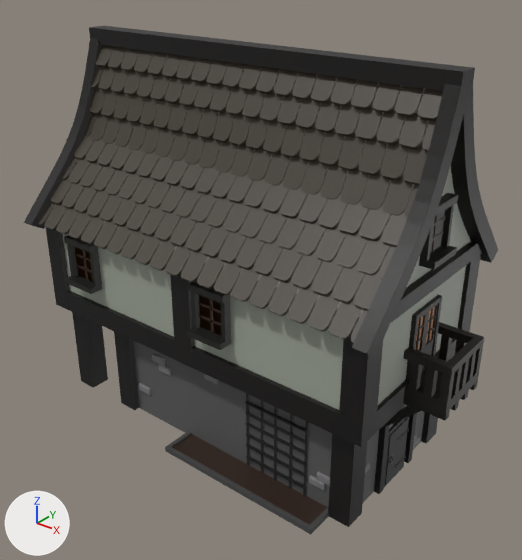
Before and after pictures for a commit that changed the FBX model RatGameTest/Assets/Lowpolybuilding.fbx.
Before and after are seen from a 50 mm camera at (7.39, -9.66, 9.0) aimed at (-0.77, 0.53, 2.68). The lights are fixed; the arrows at lower left show +X, +Y and +Z. Where no turn or scale is listed for an object, it has been applied to the vertices.

In view in the first picture: 'Cube', 'Cube.001', 'Cube.002', 'Cube.003', 'Cube.004', 'Cube.017', 'Lower house', 'Stone', 'Tiles', 'Vineladder', 'Window frame', 'Window frame.001', 'Window frame.002'.
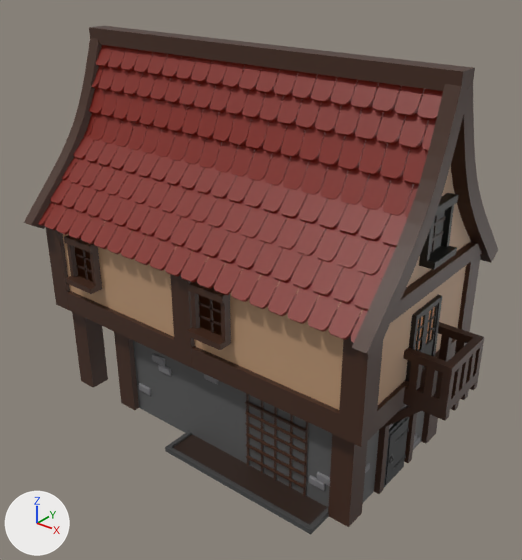
What the commit changed:
Material 'Material.022' (mat_material_022) is new.
Its base color is (0.0561, 0.0212, 0.0103) (brown #43281a).
Material 'Material.023' (mat_material_023) is new.
Its base color is (0.0561, 0.0212, 0.0103) (brown #43281a).
Material 'Material.013' (mat_material_013) is new.
Its base color is (0.209, 0.0103, 0.00273) (red #7e1a09).
Material 'Material.026' (mat_material_026) is new.
Its base color is (0.0561, 0.0212, 0.0103) (brown #43281a).
Material 'Material.027' (mat_material_027) is new.
Its base color is (0.0561, 0.0212, 0.0103) (brown #43281a).
Material 'Material.025' (mat_material_025) is new.
Its base color is (0.0561, 0.0212, 0.0103) (brown #43281a).
Material 'Material.024' (mat_material_024) is new.
Its base color is (0.0561, 0.0212, 0.0103) (brown #43281a).
Material 'Material.032' (mat_material_032) is new.
Its base color is (0.509, 0.309, 0.178) (brown #bd9775).
me_cube_283 has 56 vertices, 52 faces and spans x -0.378..0.378, y -0.294..0.059, z -0.477..0.477.
me_cube_283 no longer uses material mat_material_002 (black #191a16).
me_cube_283 now uses material mat_material_027 (brown #43281a).
me_cube_271 has 408 vertices, 350 faces and spans x -7.63..0.12, y -3.23..3.75, z -5.33..1.98.
me_cube_271 no longer uses material mat_material_001 (black #0e0908).
me_cube_271 now uses material mat_material_022 (brown #43281a).
me_cube_004 has 218 vertices, 183 faces and spans x 3.021..3.841, y -0.602..0.602, z 1.204..2.046.
me_cube_004 no longer uses material mat_material_010 (black #221d18).
me_cube_004 now uses material mat_material_024 (brown #43281a).
me_cube_093 has 104 vertices, 78 faces and spans x -0.67..0.66, y -0.02..0.06, z -1.73..0.3.
me_cube_093 no longer uses material mat_material_005 (black #19191a).
me_cube_093 now uses material mat_material_025 (brown #43281a).
me_cube_002 has 10640 vertices, 6080 faces and spans x -5.27..2.4, y -3.98..3.29, z -0.91..4.84.
me_cube_002 no longer uses material mat_material_008 (brown #3c352b).
me_cube_002 now uses material mat_material_013 (red #7e1a09).
me_cube has 153 vertices, 109 faces and spans x -4.18..3.46, y -1.81..1.81, z -1.0..6.11.
me_cube no longer uses material mat_material_009 (grey #a0a699).
me_cube now uses material mat_material_032 (brown #bd9775).
me_cube_008 has 56 vertices, 52 faces and spans x -0.378..0.378, y -0.294..0.059, z -0.477..0.477.
me_cube_008 no longer uses material mat_material_002 (black #191a16).
me_cube_008 now uses material mat_material_026 (brown #43281a).
me_cube_285 has 48 vertices, 32 faces and spans x 2.531..3.844, y -0.6..0.598, z 0.278..1.209.
me_cube_285 no longer uses material mat_material (black #171613).
me_cube_285 now uses material mat_material_023 (brown #43281a).

Location of each change, (x1, y1, x2, y2) in pixels of the pictures (522 x 560 px):
'Tiles', recoloured (grey to brown): (38, 45, 443, 343) in both
'Cube.017', recoloured (black to brown): (24, 26, 488, 527) in both
'Cube', recoloured (grey to brown): (55, 166, 470, 410) in both
'Cube.004', recoloured: (403, 322, 484, 414) in both
'Window frame.001', recoloured (black to brown): (187, 280, 231, 350) in both
'Vineladder', recoloured (black to brown): (245, 393, 309, 496) in both
'Window frame', recoloured (black to brown): (64, 235, 102, 294) in both
'Cube.002', recoloured: (379, 394, 466, 430) in both
